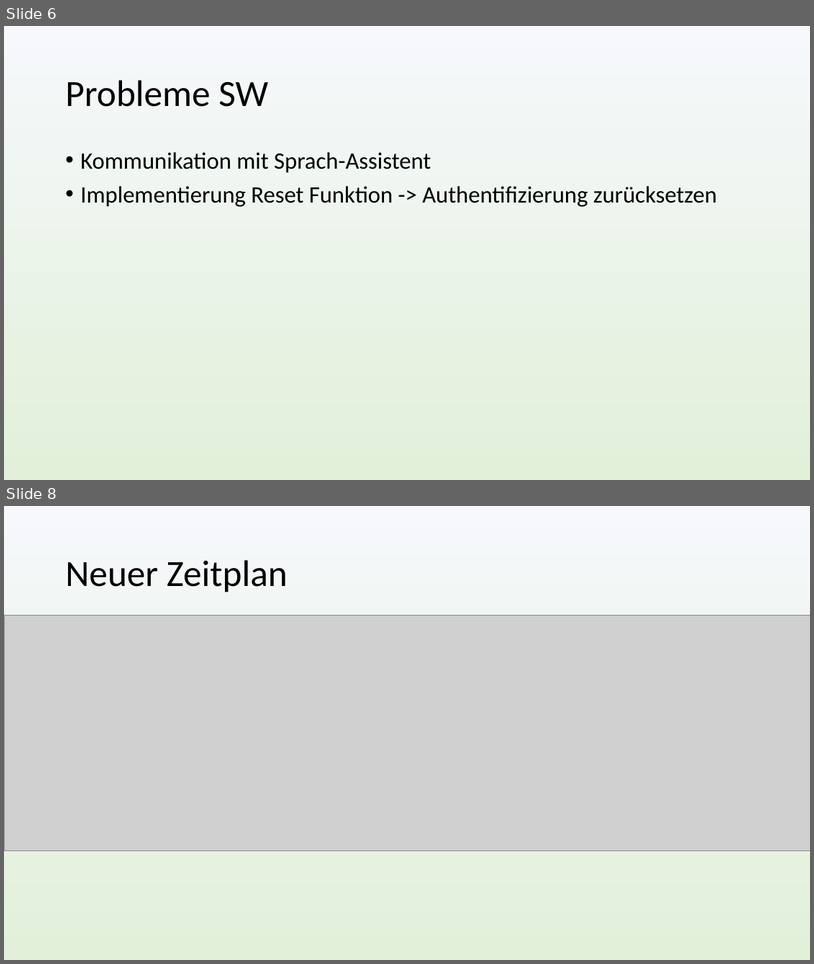
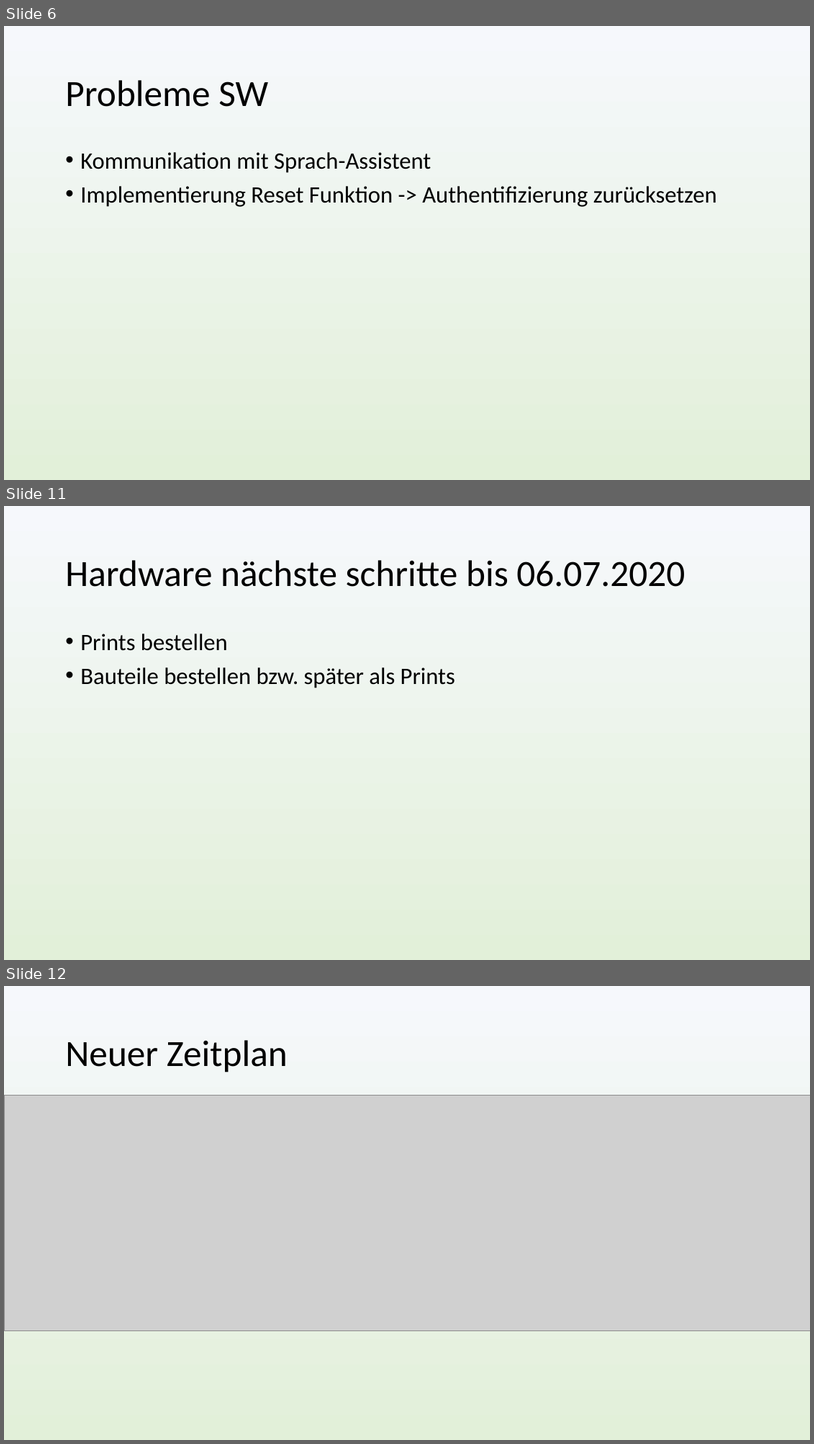
Before and after one commit to nussinussi/Projekt6Thesis, a slide deck: Präsentation/Zwischenpräsi.pptx. Shown one above the other, each under a label of ours: slides 6 and 8 before the commit, slides 6, 11 and 12 after it; the slides between them are not shown. The pictures are 814x964 and 814x1444 pixels, drawn with LibreOffice and Linux fonts; fonts in the diff are those of the drawing; grey boxes stand for pictures. Boxes give left, top, right and bottom in pixels: in the first picture for what was removed or moved away, otherwise in the second. Text is boxed around its words. In the diff, an @@ line names an element or a change of style, - is before the commit and + after.

```diff
--- a/Präsentation/Zwischenpräsi.pptx
+++ b/Präsentation/Zwischenpräsi.pptx
@@ slide 11 added at bbox=[4, 506, 810, 960], background gradient #F6F8FC to #E2F0D9 @@
@@ title added at bbox=[65, 560, 685, 587], 44 pt, text #000000 @@
+Hardware nächste schritte bis 06.07.2020
@@ text added at bbox=[80, 633, 455, 688], 28 pt, text #000000 @@
+• Prints bestellen
+• Bauteile bestellen bzw. später als Prints
@@ what was slide 8 is now slide 12 @@
```
Also in this commit, not shown: 1 slide changed, 3 other slides added, 1 other file.
